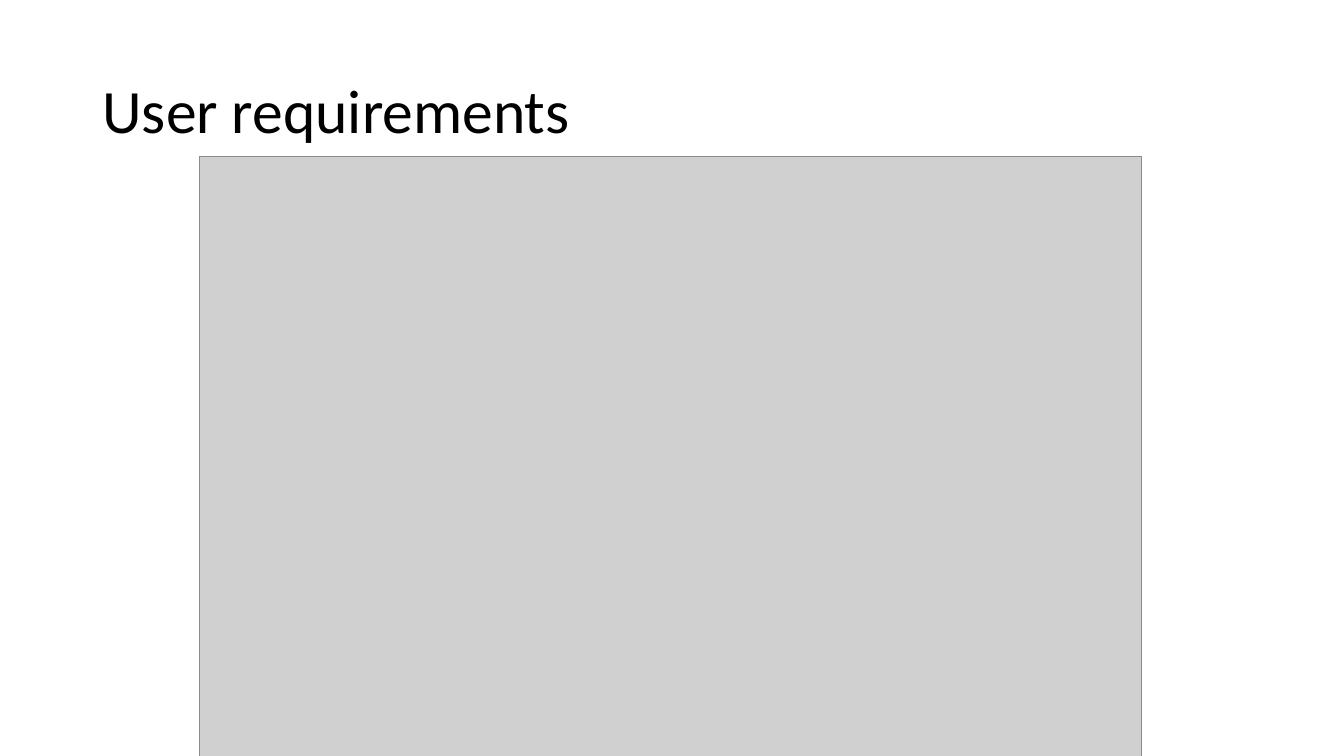
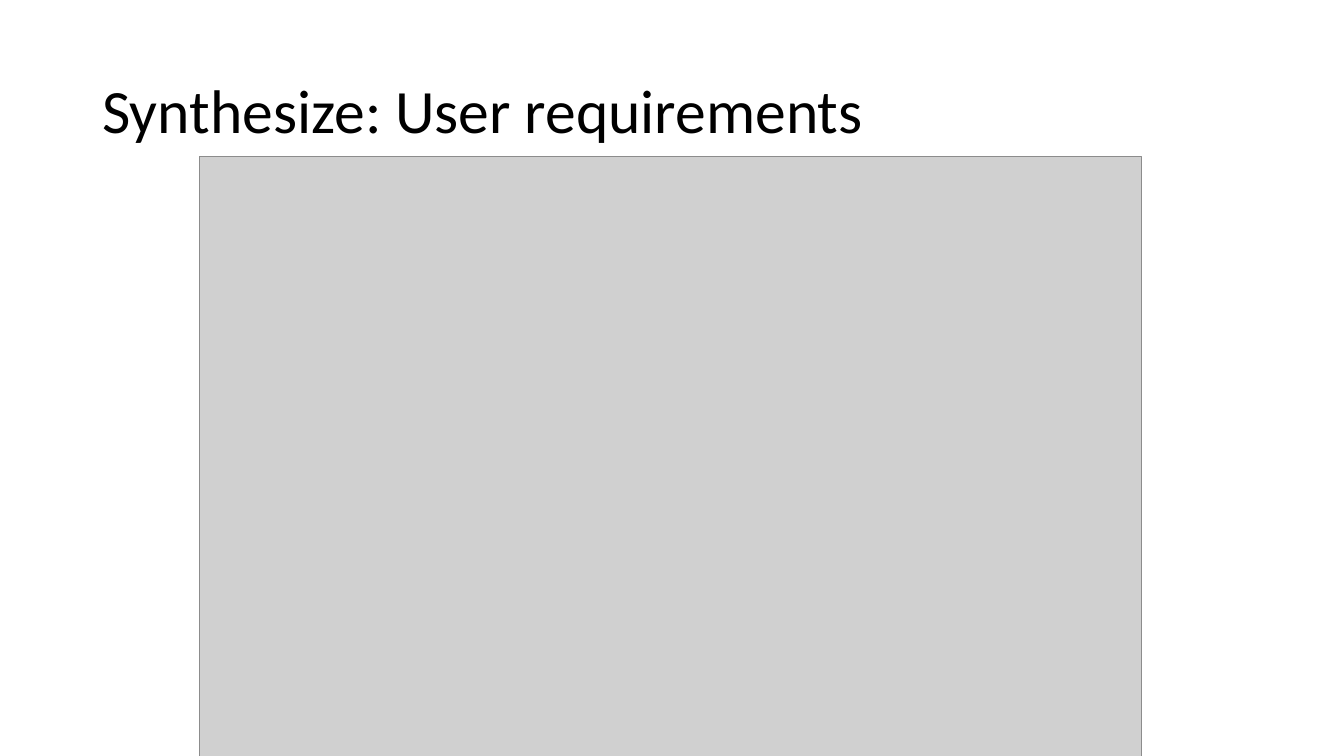
Before and after one commit to tomia1/ch.bfh.btx8081.w2016.red, a slide deck: slide 6 of doc/task3/red_task3.pptx. Drawn at 1344x756 pixels with LibreOffice and Linux fonts; fonts in the diff are those of the drawing; grey boxes stand for pictures. Boxes give left, top, right and bottom in pixels: in the first picture for what was removed or moved away, otherwise in the second. Text is boxed around its words. In the diff, an @@ line names an element or a change of style, - is before the commit and + after.

```diff
--- a/doc/task3/red_task3.pptx
+++ b/doc/task3/red_task3.pptx
@@ title at box(102, 90, 863, 143): text changed @@
-User requirements
+Synthesize: User requirements
```
Also in this commit, not shown: 1 other slide changed.
